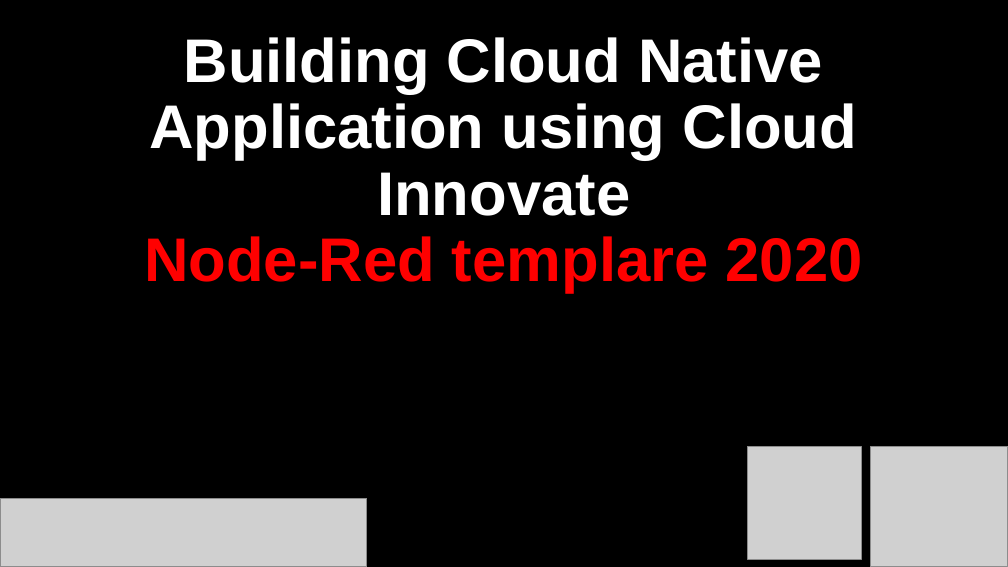
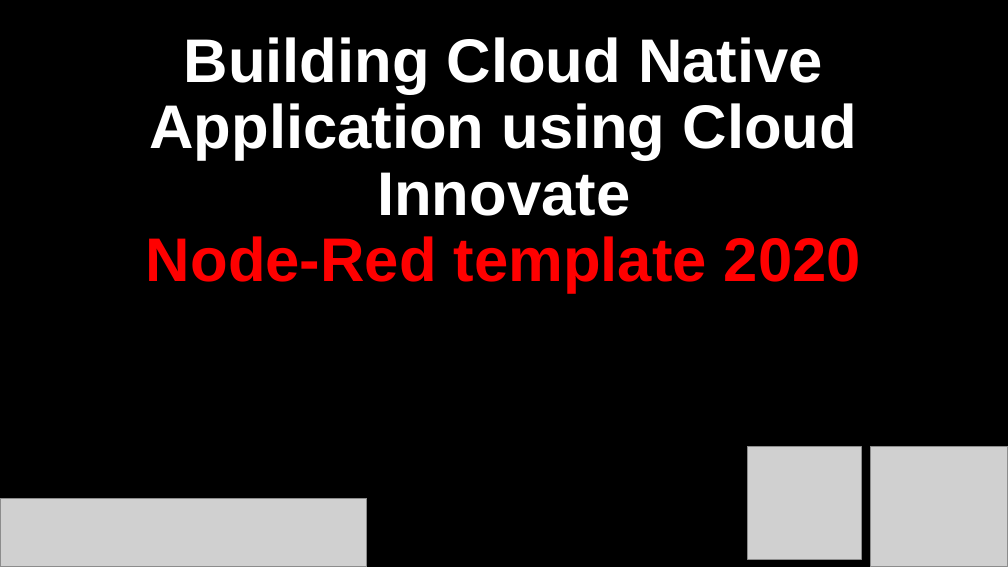
Before and after one commit to pavlo-shcherbukha/IBM-Node-Red-APP2020, a slide deck: slide 1 of presentation/1-Node-Red-template2020.pptx. Drawn at 1008x567 pixels with LibreOffice and Linux fonts; fonts in the diff are those of the drawing; grey boxes stand for pictures. Boxes give left, top, right and bottom in pixels: in the first picture for what was removed or moved away, otherwise in the second. Text is boxed around its words. In the diff, an @@ line names an element or a change of style, - is before the commit and + after.

```diff
--- a/presentation/1-Node-Red-template2020.pptx
+++ b/presentation/1-Node-Red-template2020.pptx
@@ title at box(146, 37, 861, 293): text changed @@
-Building Cloud Native Application using Cloud Innovate
-Node-Red templare 2020
+Building Cloud Native Application using Cloud Innovate
+Node-Red template 2020
```
Also in this commit, not shown: 1 other file.
